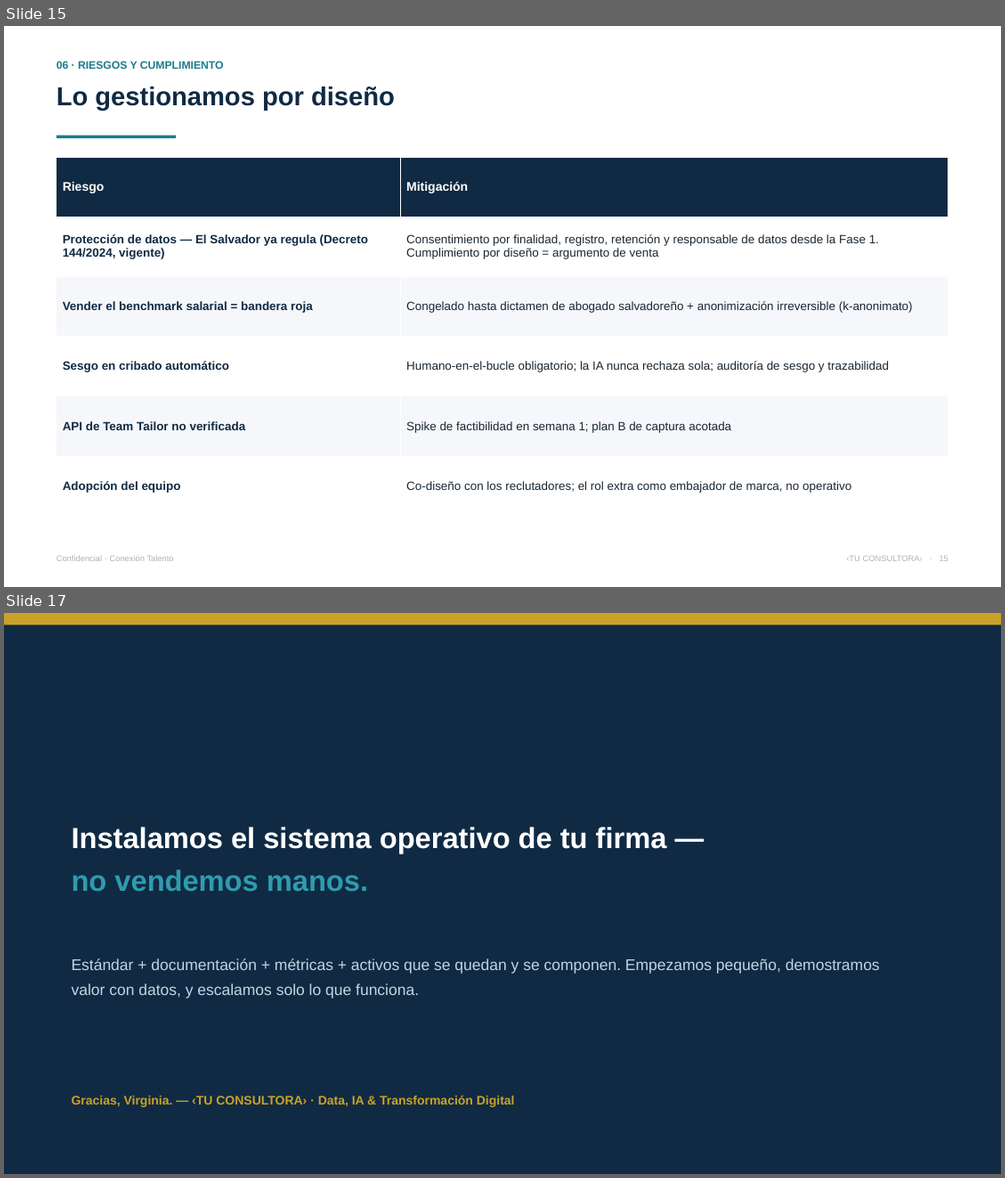
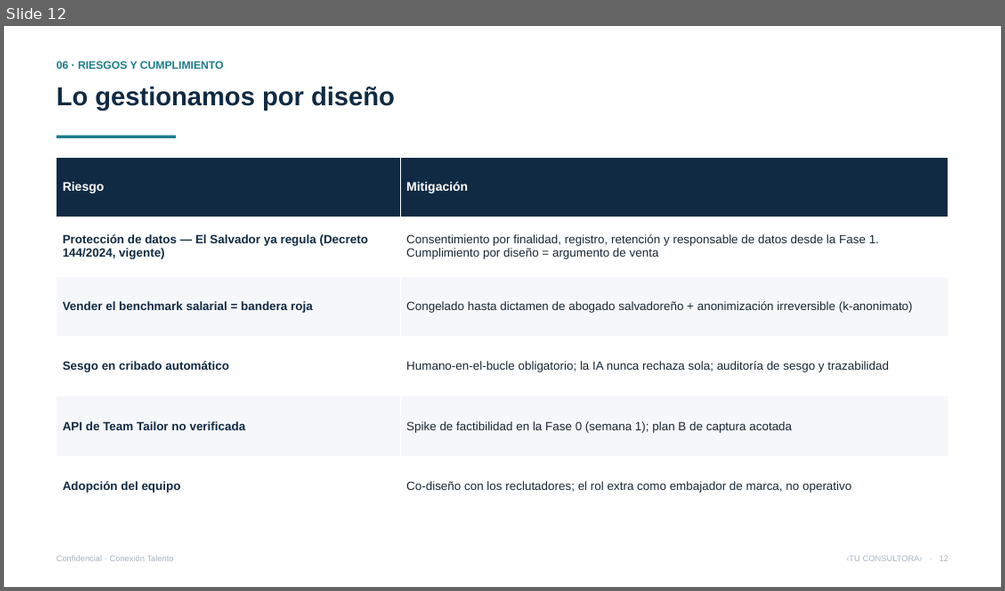
Before and after one commit to vverlaine/conexion-talento-ia, a slide deck: 04-propuesta/Presentacion-Conexion-Talento.pptx. Shown one above the other, each under a label of ours: slides 15 and 17 before the commit, slide 12 after it; the slides between them are not shown. The pictures are 1005x1178 and 1005x591 pixels, drawn with LibreOffice and Linux fonts; fonts in the diff are those of the drawing. Boxes give left, top, right and bottom in pixels: in the first picture for what was removed or moved away, otherwise in the second. Text is boxed around its words. In the diff, an @@ line names an element or a change of style, - is before the commit and + after.

```diff
--- a/04-propuesta/Presentacion-Conexion-Talento.pptx
+++ b/04-propuesta/Presentacion-Conexion-Talento.pptx
@@ slide 17 removed at (4,613,1001,1174), background #FFFFFF @@
@@ rectangle removed at (4,613,1001,1174) @@
@@ rectangle removed at (4,613,1001,625) @@
@@ text removed at (72,827,667,891) @@
-Instalamos el sistema operativo de tu firma —
-no vendemos manos.
@@ text removed at (72,958,880,998) @@
-Estándar + documentación + métricas + activos que se quedan y se componen. Empezamos pequeño, demostramos valor con datos, y escalamos solo lo que funciona.
@@ text removed at (72,1094,515,1107) @@
-Gracias, Virginia. — ‹TU CONSULTORA› · Data, IA & Transformación Digital
@@ what was slide 15 is now slide 12 @@
@@ slide 12 changed as well @@
@@ table at (57,157,948,516) @@
-row 5, column 2: Spike de factibilidad en semana 1; plan B de captura acotada
+row 5, column 2: Spike de factibilidad en la Fase 0 (semana 1); plan B de captura acotada
```
Also in this commit, not shown: 10 other slides changed, 6 slides added, 3 other slides removed, 8 other files.
